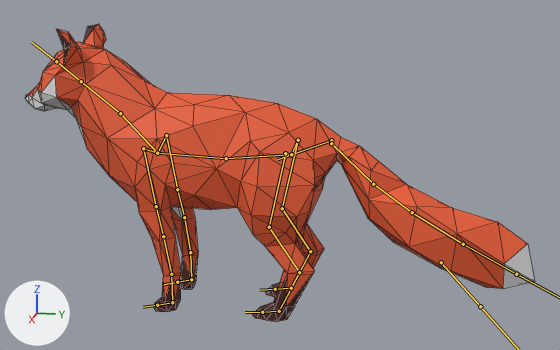
One commit to the FBX model Assets/Models/fox.fbx: the scene before it, then after it.
One viewpoint serves both versions: a camera (50 mm lens) standing at (14.2, 4.28, 6.3) and looking at (-0.03, 1.43, 2.74). Every picture has the same lights, and +X, +Y and +Z are marked at lower left. Both versions are drawn at frame 1 of the action 'Armature|ArmatureAction.002'; the numbers are the values there. The bones that bend it are drawn over the model as lines. Mesh edges are drawn as thin lines.
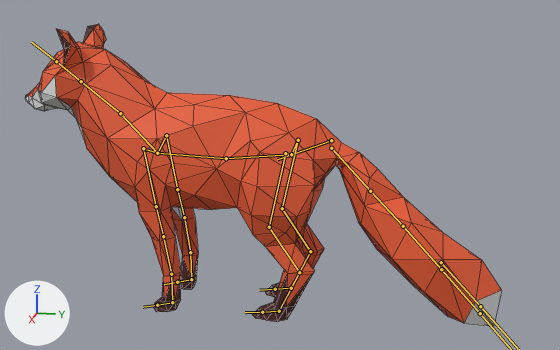
What differs and where, as boxes [x1, y1, x2, y2] in the pictures (560 x 350 px):
'Cube', posed (6% narrower)
    before: [26, 24, 534, 322]
    after: [26, 24, 501, 326]
bone 'tail_1', root to tip
    before: (331, 143) to (373, 184)
    after: (331, 148) to (370, 191)
bone 'tail_2', root to tip
    before: (373, 184) to (412, 212)
    after: (370, 191) to (403, 226)
bone 'tail_3', root to tip
    before: (412, 212) to (463, 244)
    after: (403, 226) to (441, 269)
bone 'tail_4', root to tip
    before: (463, 244) to (516, 274)
    after: (441, 269) to (480, 313)

What the commit changed:
Bone 'tail_1' (bone_tail_1) moves from (0.0, 0.04, -0.04) to (0.0, 0.1, -0.1).
Bone 'tail_1' (bone_tail_1) turns from (4, 0, 0) to (0, 0, 0) degrees about its own x, y and z.
Bone 'tail_2' (bone_tail_2) turns from (7, 0, 0) to (0, 0, 0) degrees about its own x, y and z.
Bone 'tail_3' (bone_tail_3) turns from (6, 0, 0) to (0, 0, 0) degrees about its own x, y and z.
Bone 'tail_4' (bone_tail_4) turns from (4, 0, 0) to (0, 0, 0) degrees about its own x, y and z.
